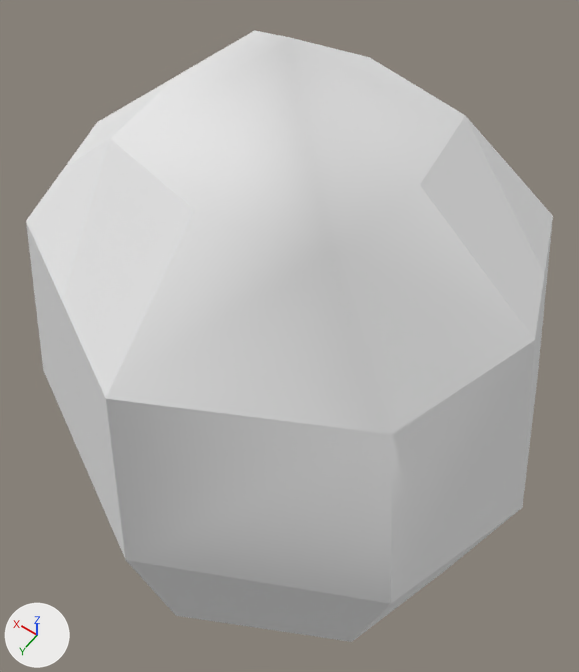
An edit to the OBJ model Assets/Models/Crystal_House.obj, drawn before and after from the same camera.
Before and after are seen from a 50 mm lens placed at (-1.29, 1.81, 3.12), pointed at (-0.02, 0.04, 0.34). Lighting does not change. The marker at lower left points along +X, +Y and +Z. The older version comes first. Where no turn or scale is listed for an object, it has been applied to the vertices.
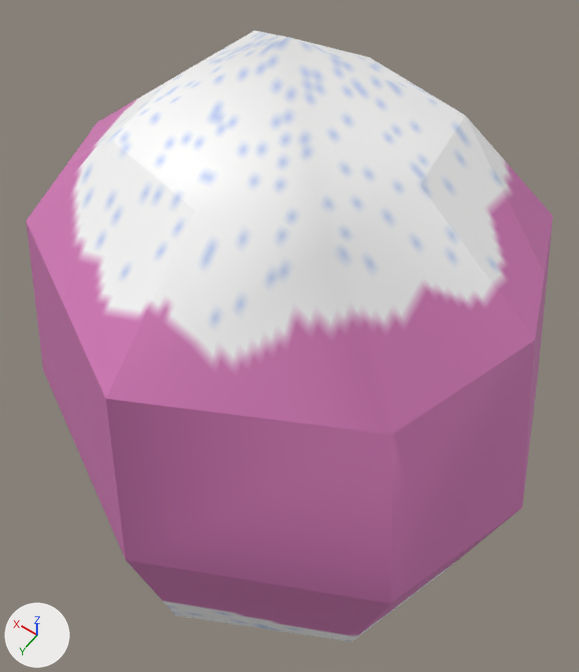
The edits, one by one:
Picture 'CrystalHouse_01.png' (img_crystalhouse_01_png) is new.
In material 'Material' (mat_material), base_color is no longer (0.8, 0.8, 0.8), white #e7e7e7.
In material 'Material' (mat_material), roughness goes from 1.0 to 0.5.
In material 'Material' (mat_material), texture is now set to img_crystalhouse_01_png.
me_cube has 42 vertices, 44 faces, 4 loose edges and spans x -1.2..1.2, y -1.14..1.14, z -1.0..1.75.
me_cube is used by ob_cube; location (0.0, 0.0, 0.0).
me_cube part 1: texture (UV) coordinates of 40 of 44 faces, centred in x -0.99..0.99, y -0.85..0.85, z -1.0..1.53, changed; they spanned u 0.0..0.88, v 0.0..1.0 and now span u 0.01..1.0, v 0.01..0.99.

Changed parts and their boxes (x1, y1, x2, y2) in the pictures (579 x 672 px):
'Cube', surface changed
    both: (26, 32, 553, 638)
